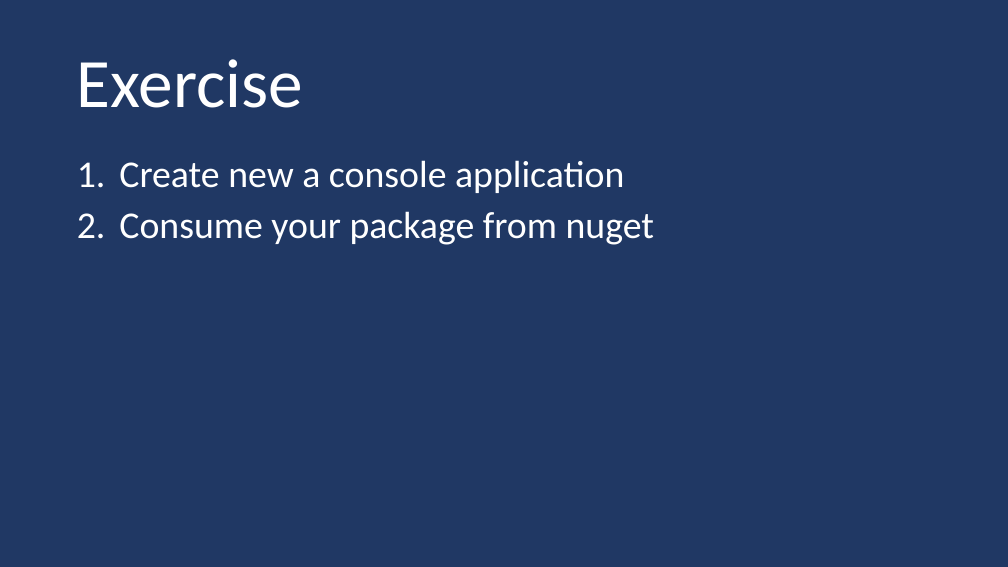
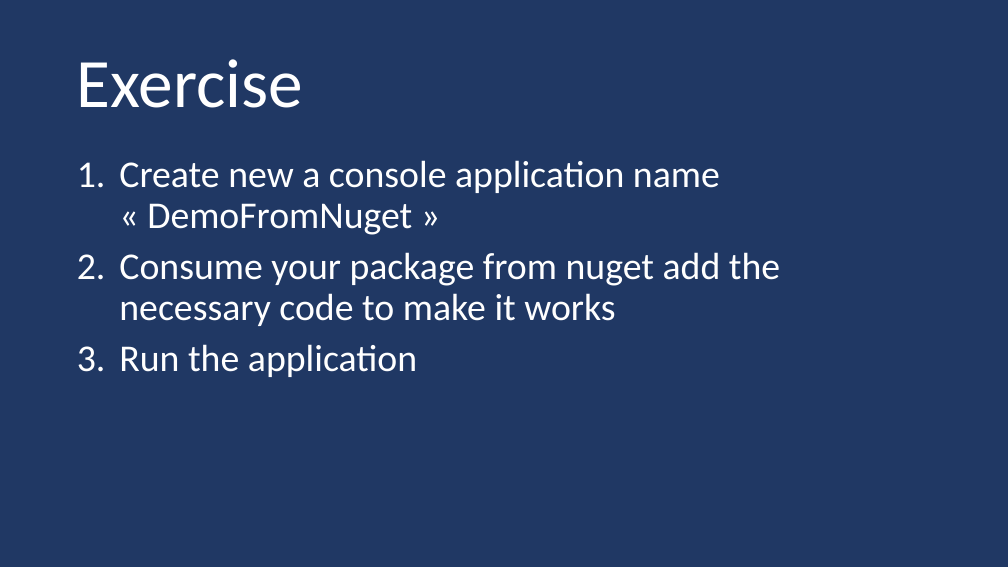
Before and after one commit to guillaume-chervet/course.dotnet, a slide deck: slide 114 of documentations/dotnet.pptx. Drawn at 1008x567 pixels with LibreOffice and Linux fonts; fonts in the diff are those of the drawing. Boxes give left, top, right and bottom in pixels: in the first picture for what was removed or moved away, otherwise in the second. Text is boxed around its words. In the diff, an @@ line names an element or a change of style, - is before the commit and + after.

Commit message:
update

```diff
--- a/documentations/dotnet.pptx
+++ b/documentations/dotnet.pptx
@@ text at (119,160,780,377): text changed @@
-1. Create new a console application
-2. Consume your package from nuget
+1. Create new a console application name « DemoFromNuget »
+2. Consume your package from nuget add the necessary code to make it works
+3. Run the application
```
Also in this commit, not shown: 1 other slide changed.
